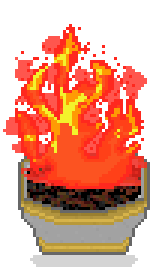
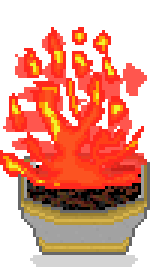
Revision of a layered 150px x 267px image; what changed, layer by layer:
added layer "Ebene 7" above "Ebene 8" over left=0, top=24, right=147, bottom=189
added layer "Ebene 8" above "Ebene 9" over left=0, top=24, right=147, bottom=189
added layer "Ebene 9" above "Ebene 3" over left=0, top=27, right=147, bottom=189
painted on "Feuerstelle 20005" over left=3, top=24, right=147, bottom=168
painted on "Feuerstelle 20004" over left=3, top=24, right=147, bottom=168
painted on "Feuerstelle 20003" over left=0, top=24, right=147, bottom=165
